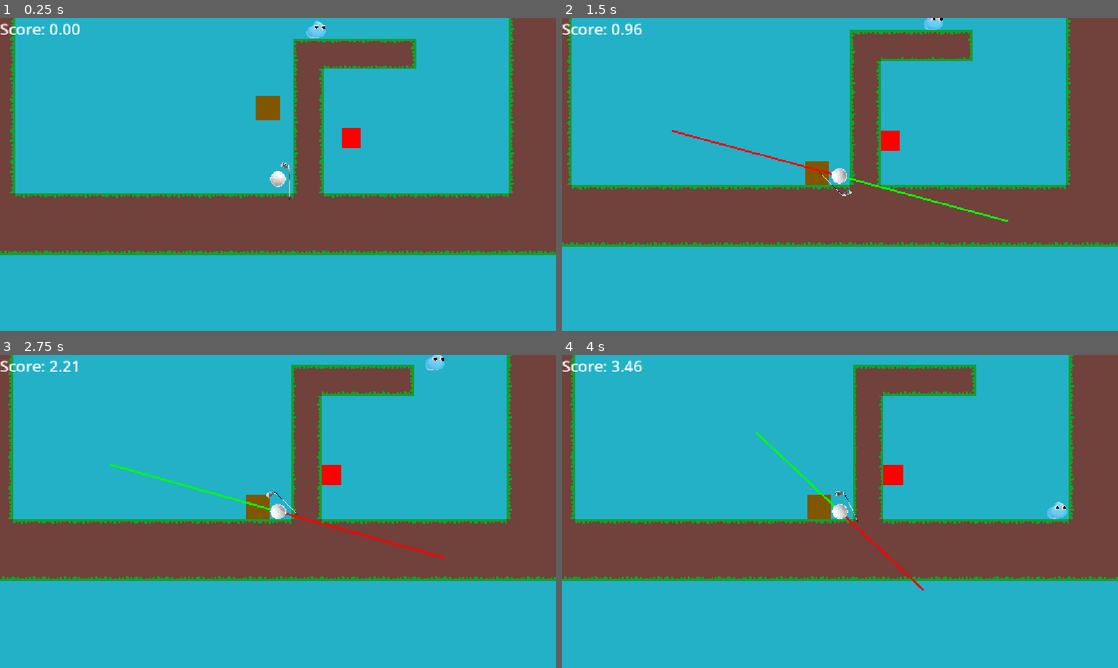
Above: before the commit, frames 1-4 (two rows, left to right).
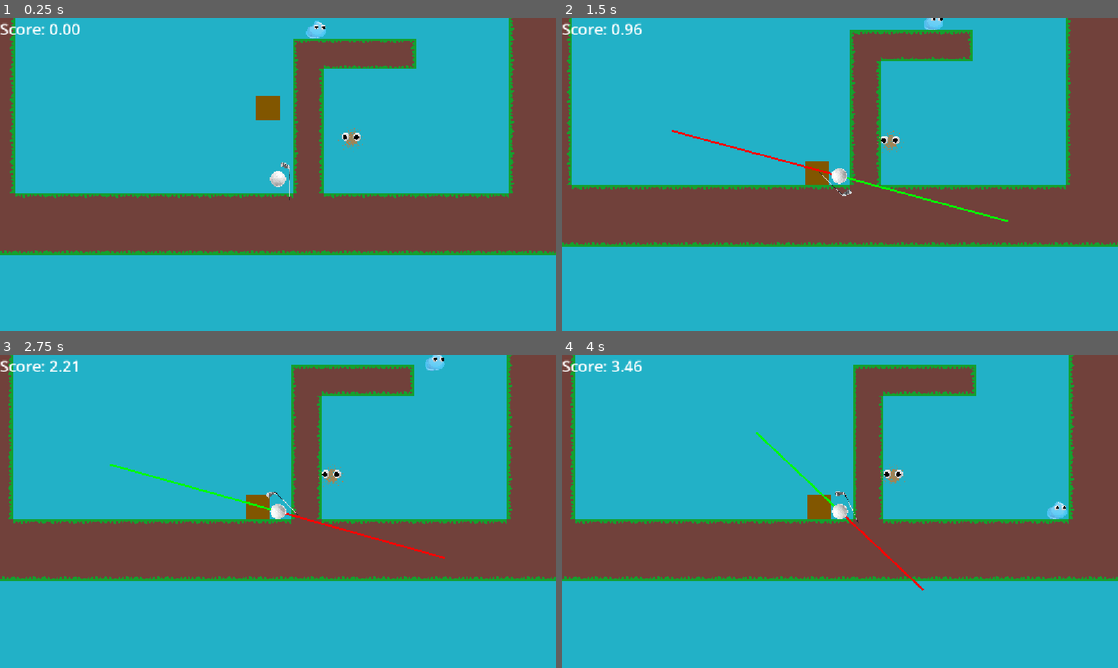
Above: after the commit, the same moments.

Repository: EshanDoes/haven-golf
Game: Godot game, scene res://scenes/levels/test.tscn
Two runs of this game, one before a commit and one after it. Both use one fixed random seed, a clock stepped at 60 frames per second and the inputs below. Before the commit the project has no main scene; this scene is started directly in both runs.
Inputs (mouse positions are in pixels of both pictures, inside the frame that each line leads up to):
- Up to frame 1 (0.25 s): no input
- Up to frame 2 (1.5 s): tap Enter at 0.5 s; move the mouse to (812, 237) at 0.52 s; press the mouse at (812, 237) at 0.53 s; hold Right from 0.53 s (still down); tap Up at 0.77 s; move the mouse to (1006, 221) at 1.27 s; release the mouse at (1006, 221) at 1.28 s; tap Alt at 1.35 s
- Up to frame 3 (2.75 s): tap Up at 1.52 s; move the mouse to (111, 464) at 2.02 s; release Right at 2.03 s; hold Left from 2.03 s (still down); tap Shift at 2.1 s
- Up to frame 4 (4 s): keep holding Left; move the mouse to (867, 511) at 2.77 s; click (867, 511) at 2.85 s; tap Up at 3.02, 3.77 s; move the mouse to (756, 433) at 3.52 s; tap Alt at 3.6 s

The runs differ from the first frame. In frame 1, 0.2% of the frame differs, in the area x 60-66%, y 34-43%; in frame 2, 0.2%; in frame 3, 0.2%; in frame 4, 0.2%, in the area x 57-62%, y 34-42%.

Commit message:
Shipped! (v1.0)
- Added enemy sprites
- Added title screen
- Fixed a bug with touching the flag multiple times
- Made the first web build
- Added builds folder to gitignore

Diff:
--- a/project.godot
+++ b/project.godot
@@ -11,6 +11,8 @@
 [application]
 
 config/name="Haven Golf"
+config/version="1.0"
+run/main_scene="uid://xtqrdru73ene"
 config/features=PackedStringArray("4.7", "GL Compatibility")
 config/icon="res://icon.svg"
 
--- a/scenes/obstacles/enemy.tscn
+++ b/scenes/obstacles/enemy.tscn
@@ -1,6 +1,7 @@
 [gd_scene format=3 uid="uid://cjv0quraql88e"]
 
 [ext_resource type="Script" uid="uid://b2ipbk0sxvaat" path="res://scripts/enemy.gd" id="1_dyafu"]
+[ext_resource type="Texture2D" uid="uid://cb7x0am4limi6" path="res://sprites/enemy.png" id="2_neper"]
 
 [sub_resource type="RectangleShape2D" id="RectangleShape2D_4kxuq"]
 size = Vector2(80, 80)
@@ -15,9 +16,23 @@
 [node name="CollisionShape2D" type="CollisionShape2D" parent="." unique_id=507285359]
 shape = SubResource("RectangleShape2D_4kxuq")
 
-[node name="ColorRect" type="ColorRect" parent="." unique_id=763747676]
-offset_left = -40.0
-offset_top = -40.0
-offset_right = 40.0
-offset_bottom = 40.0
-color = Color(1, 0, 0, 1)
+[node name="Sprite" type="Sprite2D" parent="." unique_id=1529249900]
+position = Vector2(1.9999998, 0)
+scale = Vector2(0.4, 0.4)
+texture = ExtResource("2_neper")
+
+[node name="Eyes" type="Node2D" parent="Sprite" unique_id=772615793]
+
+[node name="Left Eye" type="Polygon2D" parent="Sprite/Eyes" unique_id=1793586679]
+position = Vector2(-63.499992, -12.5)
+scale = Vector2(0.99999994, 0.99999994)
+color = Color(0, 0, 0, 1)
+polygon = PackedVector2Array(25, 0, 21.651, 12.5, 12.5, 21.651, 0, 25, -12.5, 21.651, -21.651, 12.5, -25, 0, -21.651, -12.5, -12.5, -21.651, 0, -25, 12.5, -21.651, 21.651, -12.5)
+uv = PackedVector2Array(25, 0, 21.651, 12.5, 12.5, 21.651, 0, 25, -12.5, 21.651, -21.651, 12.5, -25, 0, -21.651, -12.5, -12.5, -21.651, 0, -25, 12.5, -21.651, 21.651, -12.5)
+
+[node name="Right Eye" type="Polygon2D" parent="Sprite/Eyes" unique_id=1665798385]
+position = Vector2(55.999992, -12.5)
+scale = Vector2(0.99999994, 0.99999994)
+color = Color(0, 0, 0, 1)
+polygon = PackedVector2Array(25, 0, 21.651, 12.5, 12.5, 21.651, 0, 25, -12.5, 21.651, -21.651, 12.5, -25, 0, -21.651, -12.5, -12.5, -21.651, 0, -25, 12.5, -21.651, 21.651, -12.5)
+uv = PackedVector2Array(25, 0, 21.651, 12.5, 12.5, 21.651, 0, 25, -12.5, 21.651, -21.651, 12.5, -25, 0, -21.651, -12.5, -12.5, -21.651, 0, -25, 12.5, -21.651, 21.651, -12.5)
--- a/scenes/player_objects/ball.tscn
+++ b/scenes/player_objects/ball.tscn
@@ -119,6 +119,7 @@
 movie_quit_on_finish = true
 
 [node name="Dash Particles" type="CPUParticles2D" parent="." unique_id=244480909]
+show_behind_parent = true
 emitting = false
 amount = 10
 texture = SubResource("GradientTexture2D_mm1bc")
--- /dev/null
+++ b/scenes/title.tscn
@@ -0,0 +1,104 @@
+[gd_scene format=3 uid="uid://xtqrdru73ene"]
+
+[ext_resource type="Texture2D" uid="uid://db12n5cai8wvk" path="res://sprites/cloud.png" id="1_p6dhs"]
+[ext_resource type="Texture2D" uid="uid://x31lyk3l8ar7" path="res://sprites/ball.png" id="1_wosw1"]
+[ext_resource type="Texture2D" uid="uid://dejvjd6ubwfff" path="res://sprites/club.png" id="2_p6dhs"]
+
+[sub_resource type="Gradient" id="Gradient_pyl7j"]
+colors = PackedColorArray(1, 1, 1, 1, 1, 1, 1, 1)
+
+[sub_resource type="GradientTexture2D" id="GradientTexture2D_4kxuq"]
+gradient = SubResource("Gradient_pyl7j")
+width = 6
+height = 10
+
+[sub_resource type="SystemFont" id="SystemFont_mti6b"]
+font_names = PackedStringArray("Elephant")
+
+[sub_resource type="LabelSettings" id="LabelSettings_4kxuq"]
+font = SubResource("SystemFont_mti6b")
+font_size = 90
+font_color = Color(1, 0.5411765, 0, 1)
+outline_size = 10
+outline_color = Color(1, 0, 0, 1)
+
+[sub_resource type="GDScript" id="GDScript_4kxuq"]
+resource_name = "begin"
+script/source = "extends Button
+
+
+func _on_button_up():
+	get_tree().change_scene_to_file(\"res://scenes/levels/1.tscn\")
+"
+
+[node name="Title" type="Control" unique_id=2030858611]
+layout_mode = 3
+anchors_preset = 0
+
+[node name="Cloud Particles" type="CPUParticles2D" parent="." unique_id=1536694154]
+position = Vector2(1137, -613)
+rotation = 0.61086524
+amount = 10
+texture = ExtResource("1_p6dhs")
+lifetime = 3.0
+local_coords = true
+emission_shape = 3
+emission_rect_extents = Vector2(1000, 1)
+gravity = Vector2(0, 2000)
+linear_accel_max = 100.0
+
+[node name="TextureRect" type="TextureRect" parent="." unique_id=1749375549]
+layout_mode = 0
+offset_left = 605.00006
+offset_top = 119.0
+offset_right = 2202.0
+offset_bottom = 1715.0
+scale = Vector2(0.2, 0.2)
+texture = ExtResource("1_wosw1")
+
+[node name="Dash Particles" type="CPUParticles2D" parent="TextureRect" unique_id=1426884620]
+show_behind_parent = true
+position = Vector2(885, 767.8013)
+rotation = 0.61086524
+scale = Vector2(4.9999995, 4.9999995)
+amount = 10
+texture = SubResource("GradientTexture2D_4kxuq")
+lifetime = 1.2
+speed_scale = 2.0
+local_coords = true
+emission_shape = 6
+emission_ring_inner_radius = 80.0
+emission_ring_radius = 150.0
+
+[node name="TextureRect2" type="TextureRect" parent="." unique_id=820214573]
+layout_mode = 0
+offset_left = 329.0
+offset_top = 203.43974
+offset_right = 2514.0
+offset_bottom = 2653.4397
+rotation = -0.51290303
+scale = Vector2(0.2, 0.2)
+texture = ExtResource("2_p6dhs")
+flip_h = true
+
+[node name="Label" type="Label" parent="." unique_id=1925199801]
+layout_mode = 0
+offset_left = 350.0
+offset_top = -10.000005
+offset_right = 788.0
+offset_bottom = 309.0
+rotation = 0.2617994
+text = "SELF
+GOLF"
+label_settings = SubResource("LabelSettings_4kxuq")
+
+[node name="Button" type="Button" parent="." unique_id=1715098123]
+layout_mode = 0
+offset_left = 474.0
+offset_top = 509.0
+offset_right = 684.0
+offset_bottom = 588.0
+text = "Begin"
+script = SubResource("GDScript_4kxuq")
+
+[connection signal="button_up" from="Button" to="Button" method="_on_button_up"]
--- a/scripts/ball.gd
+++ b/scripts/ball.gd
@@ -78,7 +78,7 @@
 			else:
 				animations.play("red")
 				score += 2
-		elif body.get_collision_layer_value(5):
+		elif body.get_collision_layer_value(5) and !win:
 			win = true
 			score_text.visible = false
 			win_text.text += str(snapped(score, 0.01))
--- a/scripts/enemy.gd
+++ b/scripts/enemy.gd
@@ -2,9 +2,15 @@
 
 @export var move_speed = 10.0
 @export var distance_until_visible = 2500
+@export var eye_distance = 10.0
+@onready var eyes = $Sprite/Eyes
+
+func _ready():
+	pass
 
 func _physics_process(delta: float) -> void:
 	var movement_coordinates = Vector2(0, 0)
 	if abs($"../Ball".position - position) <= Vector2(distance_until_visible, 1000):
 		movement_coordinates = $"../Ball".position - position
+	eyes.position = movement_coordinates.normalized() * eye_distance
 	var collider = move_and_collide(movement_coordinates.normalized() * move_speed)
--- a/scripts/landenemy.gd
+++ b/scripts/landenemy.gd
@@ -5,6 +5,12 @@
 @onready var turn_cooldown = $"Turn Cooldown"
 @onready var sprite = $Sprite
 var movement_direction = 1.0
+
+func _ready():
+		if move_speed * movement_direction > 0:
+			sprite.flip_h = false
+		else:
+			sprite.flip_h = true
 
 func _physics_process(delta: float) -> void:
 	move_and_slide()
Not shown, changed: export_presets.cfg
Not shown: 1 places in scenes/player_objects/ball.tscn that only renumber resources
Binary file added: sprites/cloud.png
Not shown, added: sprites/cloud.png.import
Binary file added: sprites/enemy.png
Not shown, added: sprites/enemy.png.import
